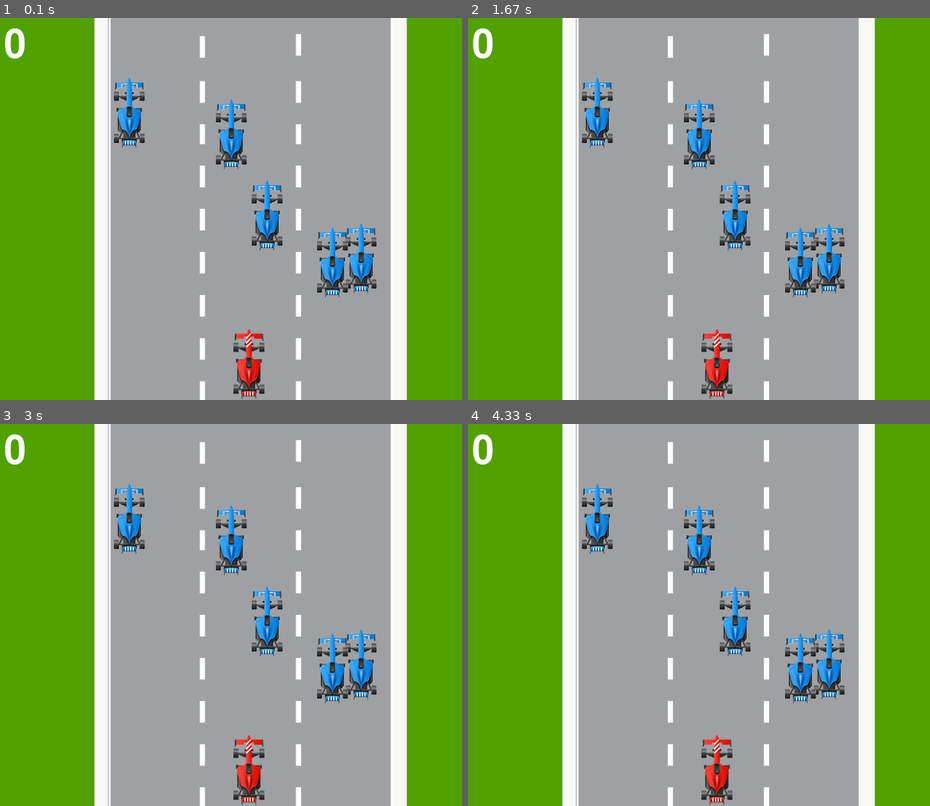
Above: before the commit, frames 1-4 (two rows, left to right).
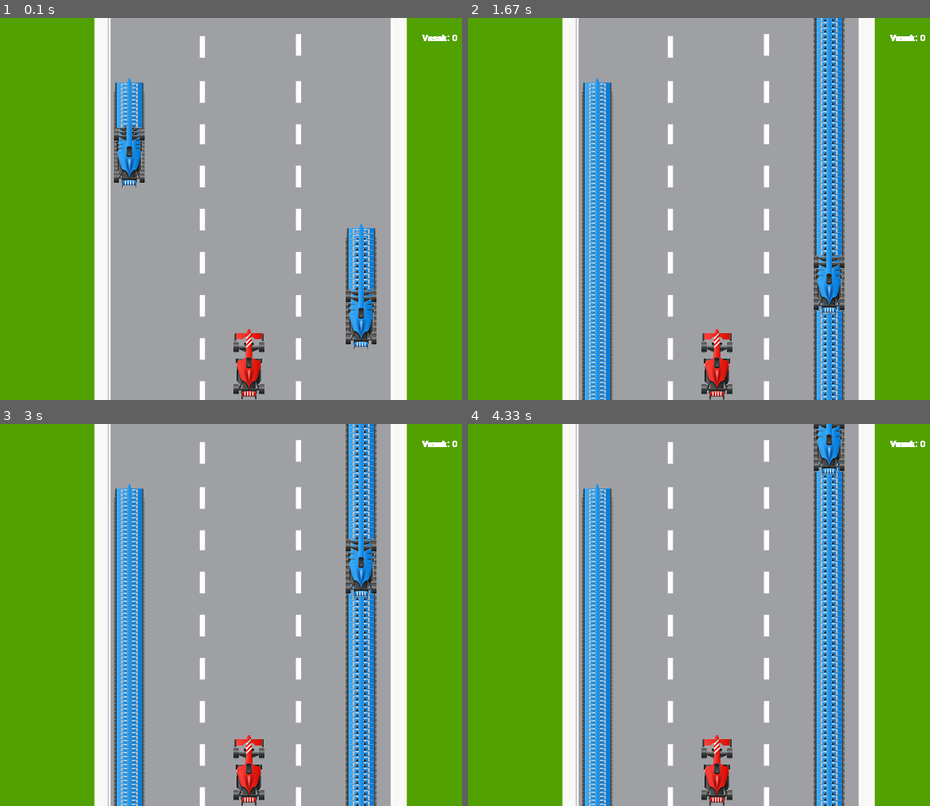
Above: after the commit, the same moments.

Repository: ReneMartinVadi/Pygame-VIKK-RMV
Game: pygame game, started from yl4.py
Two runs of this game, one before a commit and one after it. Both use one fixed random seed, a clock stepped at 60 frames per second and the inputs below.
Inputs:
- Up to frame 1 (0.1 s): no input
- Up to frame 2 (1.67 s): tap Enter at 0.33 s
- Up to frame 3 (3 s): no input
- Up to frame 4 (4.33 s): no input

The runs differ from the first frame. In frame 1, 5.9% of the frame differs, in the area x 1-99%, y 2-100%; in frame 2, 14%; in frame 3, 14%; in frame 4, 14%, in the area x 1-99%, y 0-100%.

Commit message:
Update yl4.py

Diff:
--- a/yl4.py
+++ b/yl4.py
@@ -1,4 +1,4 @@
-import pygame, random #Impordib pygame ja randomi
+import pygame, sys #Impordib pygame ja sysi
 from pygame.surface import Surface, SurfaceType
 
 pygame.init() #Käivitab "Pygame" mooduli
@@ -17,31 +17,45 @@
 
 #Lisan punase auto
 red_car = pygame.image.load("f1_red.png") #Lisame punase auto pildi
-screen.blit(red_car, [295,390]) #Näitab meil aknas meie lisatud punast autot
 
 #Lisan sinised autod
 blue_car1 = pygame.image.load("f1_blue.png") #Lisame sinise auto pildi
-blue_car2 = pygame.image.load("f1_blue.png") #Lisame sinise auto pildi
-blue_car3 = pygame.image.load("f1_blue.png") #Lisame sinise auto pildi
-blue_car4 = pygame.image.load("f1_blue.png") #Lisame sinise auto pildi
 blue_car5 = pygame.image.load("f1_blue.png") #Lisame sinise auto pildi
-screen.blit(blue_car1, (436,258)) #anname esimesele pildile koordinaatideks x=436 ja y=258
-screen.blit(blue_car2, (400, 263)) #anname teisele pildile koordinaatideks x=400 ja y=263
-screen.blit(blue_car3, (318, 204)) #anname kolmandale pildile koordinaatideks x=318 ja y=204
-screen.blit(blue_car4, (273, 102)) #anname neljandale pildile koordinaatideks x=273 ja y=102
-screen.blit(blue_car5, (145, 75)) #anname viiendale pildile koordinaatideks x=145 ja y=75
 
-score = 0 # Muutuja score algväärtus on 0
-font = pygame.font.Font(None, 74) #Anname oma skoorile mingi  teksti fondi, mille suurus on 74px
-text = font.render(str(score), 1, white) #Lisame skoori tekstina
-screen.blit(text, (10,10)) #Näitab meie skoori mängus sees
+#Kiirus ja asukoht
+posM, posF = 295, 390
+posX, posY = 436, 258
+posL, posV = 145, 75
+speedY, speedV = 7, 5
 
-pygame.display.flip() #Värskendame ekraani
+# sulgemine hiirega
+while True:
+    sisend = pygame.event.poll()
+    if sisend.type == pygame.QUIT:
+        sys.exit()
 
-running = True # Muutuja "running" omistab endale True väärtuse
-while running: # Kuni "running" on True,
-  for event in pygame.event.get(): # Iga tsüklimuutuja väärtus "pygame.event.get()".
-    if event.type == pygame.QUIT: # Kui muutuja "event.type" on võrdeline pygame.QUIT meetodi väärtusega (akna sulgemine)
-      running = False # Muutuja "running" omistab väärtuse False.
-    if running == False: # Kui muutuja "running" väärtus on võrdeline False'ga,
-      pygame.quit() # pygame moodul suletakse.
+    # skoori lisamine ekraanile
+    score = 0 # Muutuja score algväärtus on 0
+    score2 = 0
+    font = pygame.font.Font(pygame.font.match_font('comic sans'), 16)
+    text = font.render("Vasak: " + str(score), True, [255, 255, 255])
+    screen.blit(text, [535, 20])
+
+    screen.blit(red_car, [posM, posF])  # Näitab meil aknas meie lisatud punast autot
+    screen.blit(blue_car1, (posX,posY)) #anname esimesele pildile koordinaatideks x=436 ja y=258
+    screen.blit(blue_car5, (posL, posV)) #anname viiendale pildile koordinaatideks x=145 ja y=75
+
+    # auto positsioon suureneb kiiruse võrra
+    posY += speedY
+    posV += speedV
+
+    # kui auto jõuab alla, siis läheb tagasi üles ja suurendab ühe võrra skoori
+    if posY > screenY:
+        posX, posY = 436, -233
+    if posY < -80:
+        score += 1
+
+    if posL > screenY:
+        posL, posV = 145, -75
+
+    pygame.display.flip()  # Värskendame ekraani
